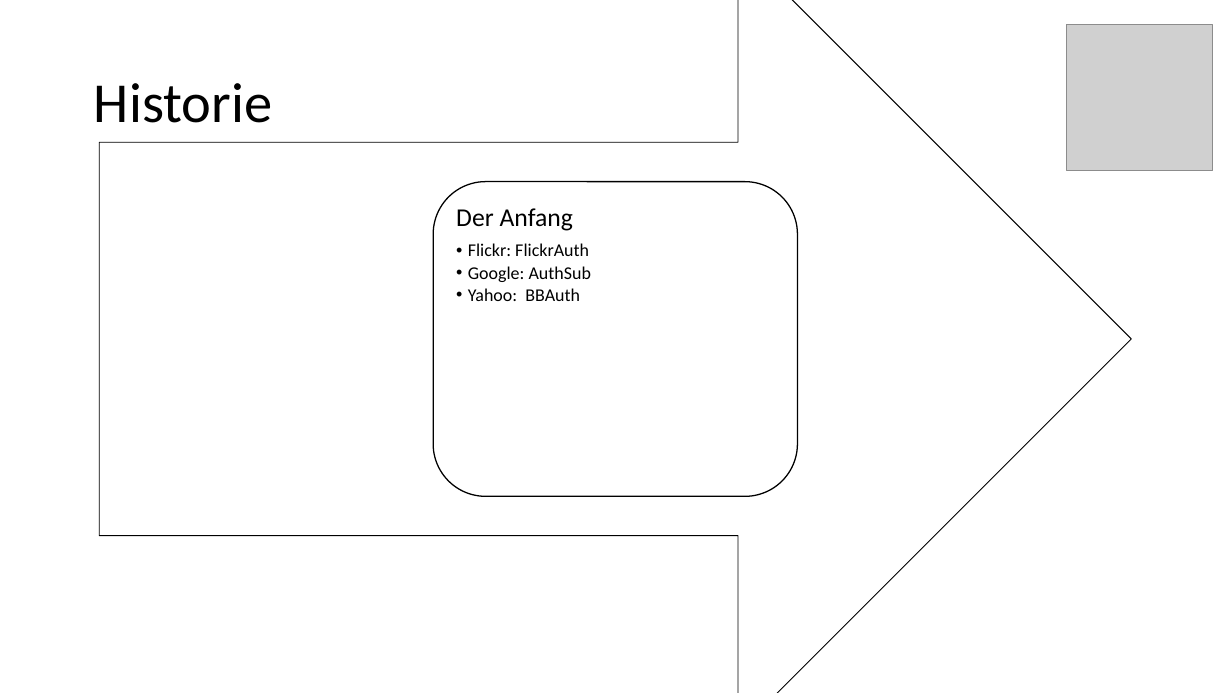
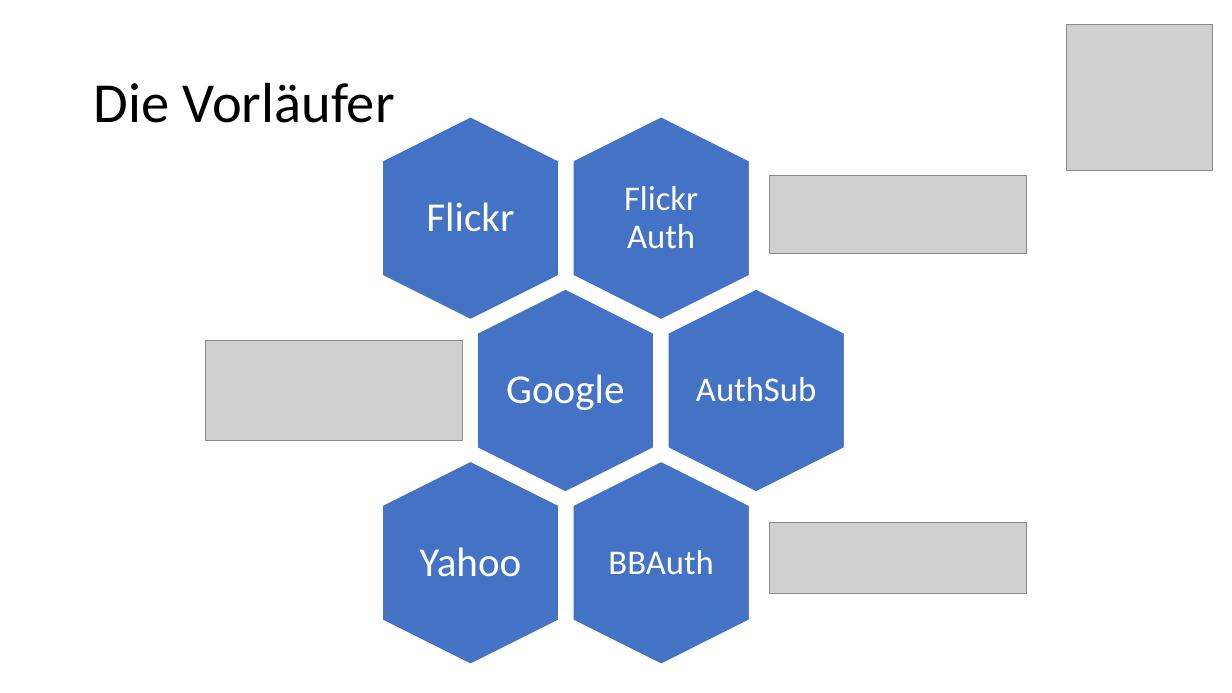
Before and after one commit to danielwagn3r/openid-workshop, a slide deck: slide 6 of OpenID Connect & OAuth.pptx. Drawn at 1232x693 pixels with LibreOffice and Linux fonts; fonts in the diff are those of the drawing; grey boxes stand for pictures. Boxes give left, top, right and bottom in pixels: in the first picture for what was removed or moved away, otherwise in the second. Text is boxed around its words. In the diff, an @@ line names an element or a change of style, - is before the commit and + after.

```diff
--- a/OpenID Connect & OAuth.pptx
+++ b/OpenID Connect & OAuth.pptx
@@ right arrow removed at <box>99,0,1131,693</box> @@
@@ title at <box>94,82,394,123</box>: text changed @@
-Historie
+Die Vorläufer
@@ picture added at <box>770,176,1027,253</box> @@
@@ rounded rectangle removed at <box>433,182,798,497</box> @@
@@ text removed at <box>456,208,591,301</box> @@
-Der Anfang
-  • Flickr: FlickrAuth
-  • Google: AuthSub
-  • Yahoo: BBAuth
@@ picture added at <box>205,340,462,441</box> @@
@@ picture added at <box>770,523,1027,594</box> @@
@@ group added at <box>382,117,845,665</box>: 6 hexagons, 6 texts @@
+Flickr Auth
+Flickr
+Google
+AuthSub
+BBAuth
+Yahoo
```
Also in this commit, not shown: 15 other slides changed, 1 slide added, 1 slide removed.
